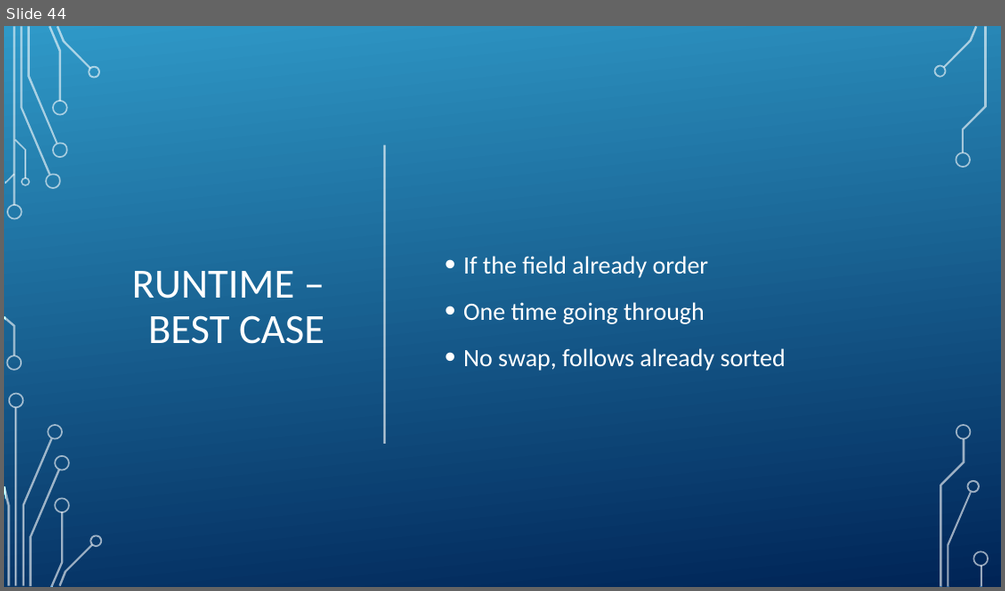
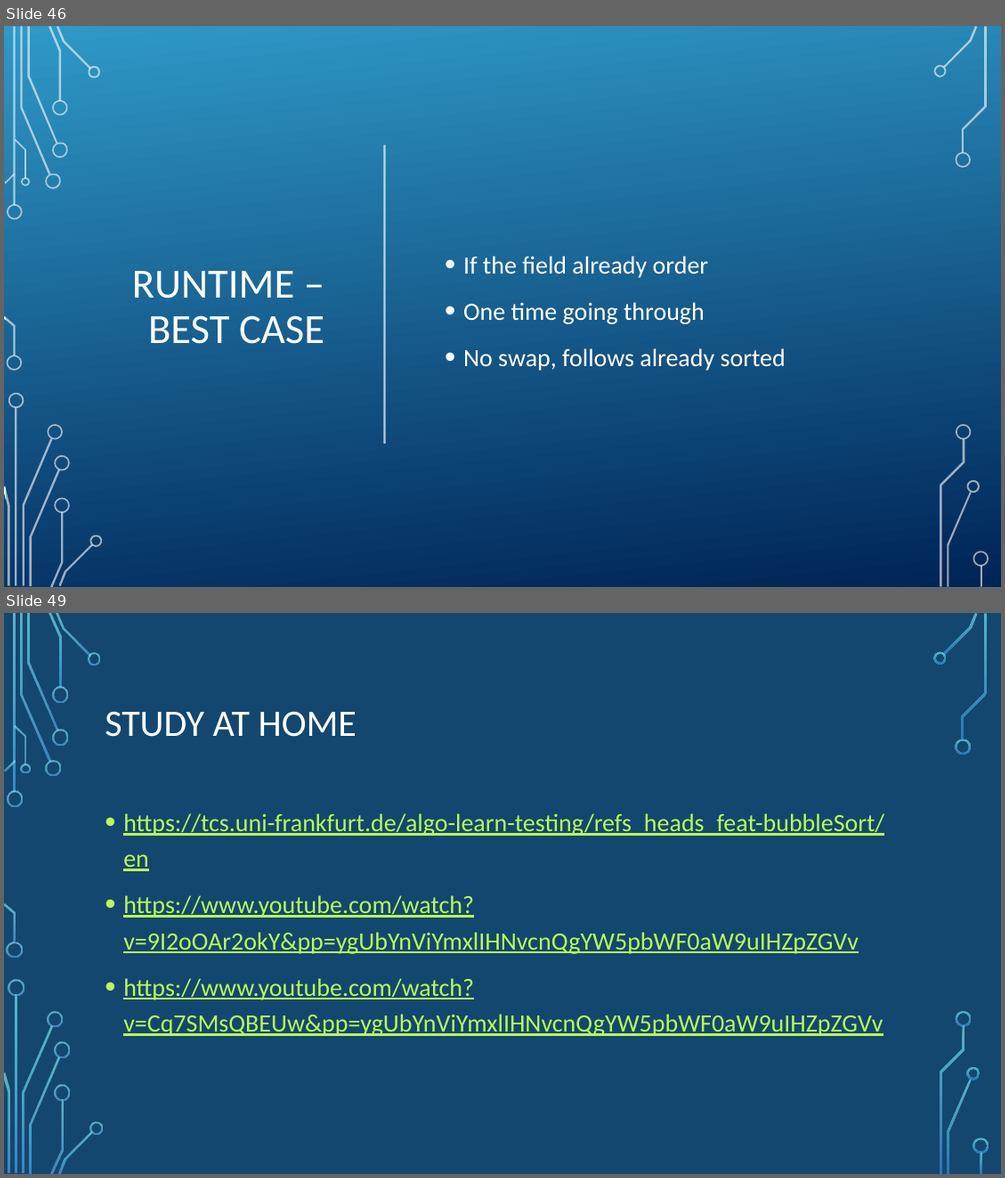
Before and after one commit to Fabianstw/MiniGamesArduino, a slide deck: LearningUnit/Presentation/BubbleSortTheoryWeek1.pptx. Shown one above the other, each under a label of ours: slide 44 before the commit, slides 46 and 49 after it; the slides between them are not shown. The pictures are 1005x591 and 1005x1178 pixels, drawn with LibreOffice and Linux fonts; fonts in the diff are those of the drawing; background and template pictures are left out. Boxes give left, top, right and bottom in pixels: in the first picture for what was removed or moved away, otherwise in the second. Text is boxed around its words. In the diff, an @@ line names an element or a change of style, - is before the commit and + after.

Commit message:
Finished presentation about bubble sort for students

```diff
--- a/LearningUnit/Presentation/BubbleSortTheoryWeek1.pptx
+++ b/LearningUnit/Presentation/BubbleSortTheoryWeek1.pptx
@@ slide 49 added at [4,613,1001,1174], background picture (left out); not listed: 17 template elements that a slide beside it also shows @@
@@ rectangle added at [4,613,1001,1174], fill #134770 @@
@@ title added at [105,711,356,737], 36 pt, text #FFFFFF @@
+STUDY AT HOME
@@ text added at [123,813,884,1036], 24 pt, text #B8FA56, underline @@
+• https://tcs.uni-frankfurt.de/algo-learn-testing/refs_heads_feat-bubbleSort/en
+• https://www.youtube.com/watch?v=9I2oOAr2okY&pp=ygUbYnViYmxlIHNvcnQgYW5pbWF0aW9uIHZpZGVv
+• https://www.youtube.com/watch?v=Cq7SMsQBEUw&pp=ygUbYnViYmxlIHNvcnQgYW5pbWF0aW9uIHZpZGVv
@@ group added at [4,613,103,1174]: 24 freeform shapes, 2 rectangles @@
@@ group added at [933,613,989,1173]: 9 freeform shapes, 1 rectangle @@
@@ what was slide 44 is now slide 46 @@
```
Also in this commit, not shown: 7 slides changed, 1 other slide added.
